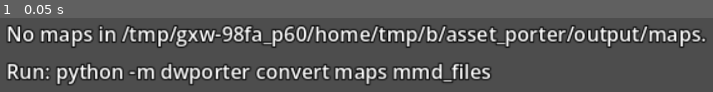
Above: before the commit, frame 1.
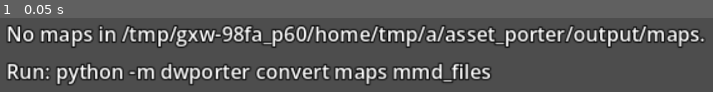
Above: after the commit, the same moment.

Repository: SDCaFlo/dw_godot4
Game: Godot game, scene res://scenes/field/field.tscn
Two runs of this game, one before a commit and one after it. Both use one fixed random seed, a clock stepped at 60 frames per second and the inputs below.
Inputs:
- Up to frame 1 (0.05 s): no input

The runs differ from the first frame. In frame 1, 3.2% of the frame differs, in the area x 59-100%, y 9-41%.

Commit message:
Add event scripts (SCN) and arena collision (ATR) families
SCN: full disassembler for the game's script bytecode (all opcodes of
script.h, IF conditions, selections, DATA, Shift-JIS text with control
codes); 223 scripts round-trip byte for byte; map -> script links.
ATR: 100x100 arena collision grids with previews and glTF check cells.

Co-Authored-By: Claude Opus 5.5 <noreply@anthropic.com>

Diff:
--- a/scenes/field/field.tscn
+++ b/scenes/field/field.tscn
@@ -4,43 +4,43 @@
 [ext_resource type="Script" uid="uid://bdkuto3xl7ah" path="res://scripts/field/field_map.gd" id="2_map"]
 [ext_resource type="Script" uid="uid://ckda3uk0ng3f8" path="res://scripts/field/tamer.gd" id="3_tamer"]
 
-[node name="Field" type="Node"]
+[node name="Field" type="Node" unique_id=430948128]
 script = ExtResource("1_field")
 
-[node name="Background" type="CanvasLayer" parent="."]
+[node name="Background" type="CanvasLayer" parent="." unique_id=281227531]
 layer = -1
 
-[node name="Sprite2D" type="Sprite2D" parent="Background"]
+[node name="Sprite2D" type="Sprite2D" parent="Background" unique_id=1291240721]
 texture_filter = 1
 centered = false
 
-[node name="World" type="SubViewportContainer" parent="."]
+[node name="World" type="SubViewportContainer" parent="." unique_id=512706043]
 texture_filter = 1
 offset_right = 320.0
 offset_bottom = 240.0
 stretch = true
 
-[node name="SubViewport" type="SubViewport" parent="World"]
+[node name="SubViewport" type="SubViewport" parent="World" unique_id=197932754]
 transparent_bg = true
 handle_input_locally = false
 size = Vector2i(320, 240)
 render_target_update_mode = 4
 
-[node name="FieldMap" type="Node3D" parent="World/SubViewport" node_paths=PackedStringArray("background")]
+[node name="FieldMap" type="Node3D" parent="World/SubViewport" unique_id=971058557 node_paths=PackedStringArray("background")]
 script = ExtResource("2_map")
 background = NodePath("../../../Background/Sprite2D")
 
-[node name="Camera3D" type="Camera3D" parent="World/SubViewport/FieldMap"]
+[node name="Camera3D" type="Camera3D" parent="World/SubViewport/FieldMap" unique_id=919432300]
 current = true
 
-[node name="Doors" type="Node3D" parent="World/SubViewport/FieldMap"]
+[node name="Doors" type="Node3D" parent="World/SubViewport/FieldMap" unique_id=2098059702]
 
-[node name="Tamer" type="Node3D" parent="World/SubViewport"]
+[node name="Tamer" type="Node3D" parent="World/SubViewport" unique_id=1420352460]
 script = ExtResource("3_tamer")
 
-[node name="Hud" type="CanvasLayer" parent="."]
+[node name="Hud" type="CanvasLayer" parent="." unique_id=872916731]
 
-[node name="Label" type="Label" parent="Hud"]
+[node name="Label" type="Label" parent="Hud" unique_id=2014305814]
 offset_left = 4.0
 offset_top = 2.0
 offset_right = 316.0
Not shown, changed: asset_porter/CLAUDE.md
Not shown, changed: asset_porter/PROGRESS.md
Not shown, changed: asset_porter/VERIFY.md
Not shown, added: asset_porter/specs/atr.md
Not shown, added: asset_porter/specs/scn.md
